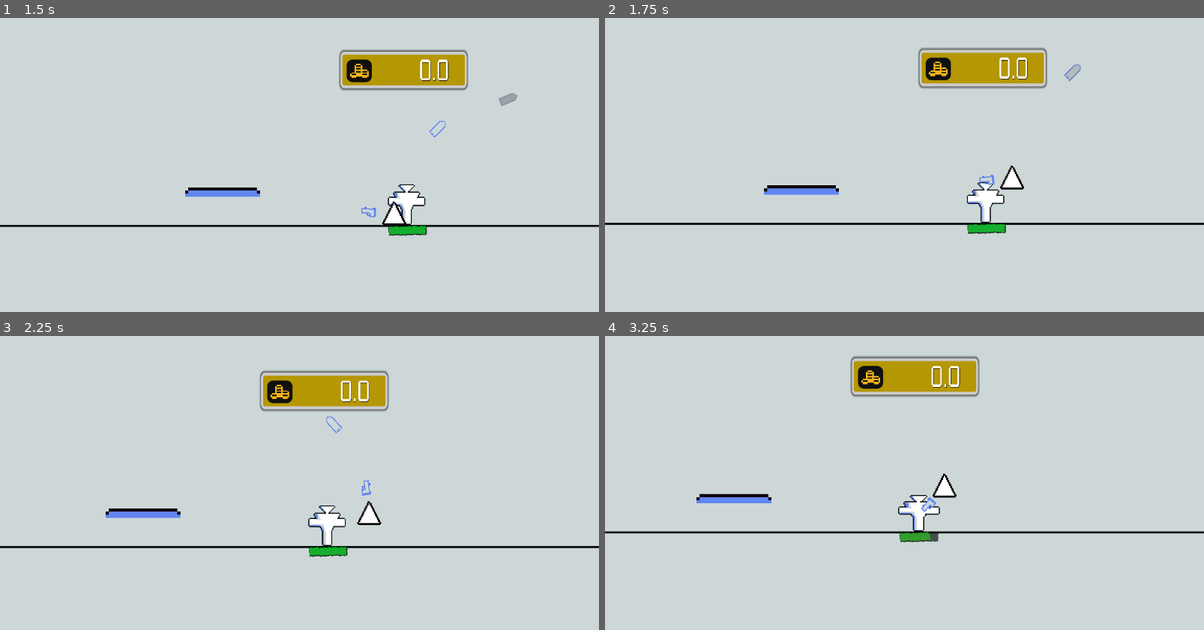
Above: before the commit, frames 1-4 (two rows, left to right).
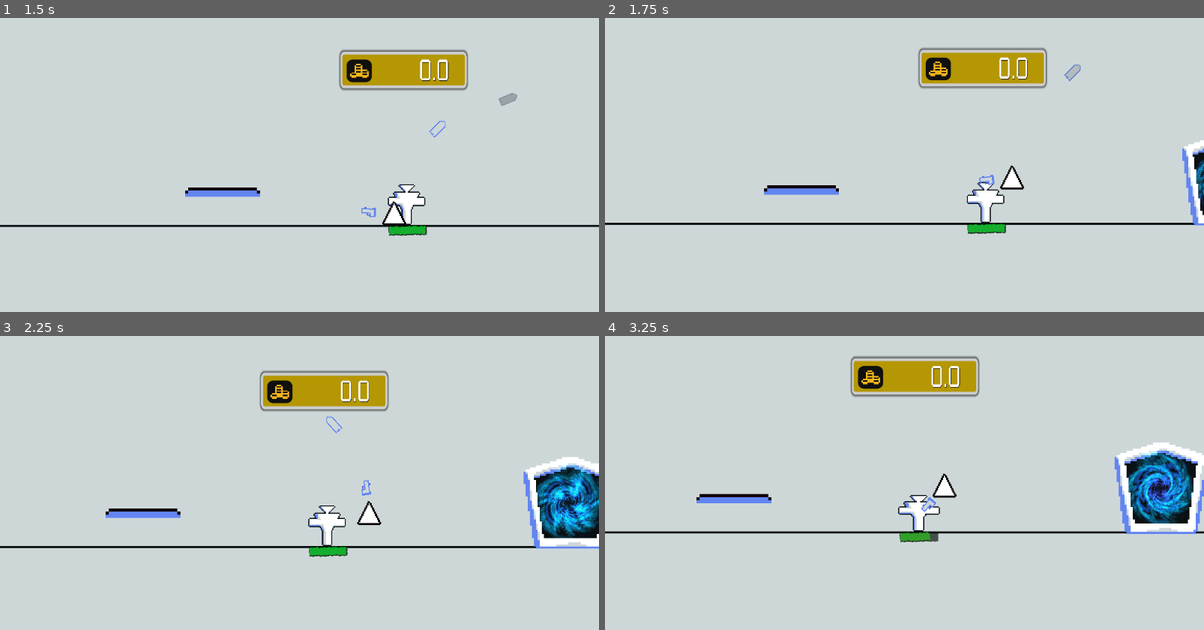
Above: after the commit, the same moments.

Repository: Abdullah-Ghaith/roomrushInc
Game: Godot game, scene res://Scenes/main.tscn
Same seed, same stepped clock (60 frames per second), same inputs: the game is played once before the commit and once after it.
Inputs (mouse positions are in pixels of both pictures, inside the frame that each line leads up to):
- Up to frame 1 (1.5 s): move the mouse to (431, 170) at 0.52 s; press the mouse at (431, 170) at 0.53 s; hold D (move_right) from 0.53 s (still down); tap Space (jump) at 0.77 s; move the mouse to (179, 203) at 1.27 s; release the mouse at (179, 203) at 1.28 s; click (179, 203) at 1.35 s
- Up to frame 2 (1.75 s): keep holding D (move_right); tap Space (jump) at 1.52 s
- Up to frame 3 (2.25 s): move the mouse to (359, 430) at 2.02 s; release D (move_right) at 2.03 s; press the mouse at (359, 430) at 2.03 s; hold A (move_left) from 2.03 s (still down)
- Up to frame 4 (3.25 s): move the mouse to (874, 571) at 2.77 s; release A (move_left) at 2.78 s; release the mouse at (874, 571) at 2.78 s; hold D (move_right) from 2.78 s (still down); click (874, 571) at 2.85 s; tap Space (jump) at 3.02 s

Frame 1 is identical in both runs. In frame 2, 0.7% of the frame differs, in the area x 96-100%, y 41-71%; in frame 3, 3.4%; in frame 4, 3.9%, in the area x 85-100%, y 36-68%.

Commit message:
add portal door graphics

Diff:
--- /dev/null
+++ b/Objects/Furniture/TransitionPortalDoor/transition_portal.tscn
@@ -0,0 +1,13 @@
+[gd_scene load_steps=3 format=3 uid="uid://n27njilct0md"]
+
+[ext_resource type="Texture2D" uid="uid://b51sujx4lquqn" path="res://Assets/Furniture Objects/PortalDoor.png" id="1_pmu00"]
+[ext_resource type="PackedScene" uid="uid://e4xvyjgqayk6" path="res://Objects/VFX/Portal/portal.tscn" id="2_uw4m0"]
+
+[node name="TransitionPortal" type="Node2D"]
+scale = Vector2(2, 2)
+
+[node name="Sprite2D" type="Sprite2D" parent="."]
+scale = Vector2(0.9780367, 1)
+texture = ExtResource("1_pmu00")
+
+[node name="PortalParticles" parent="." instance=ExtResource("2_uw4m0")]
--- /dev/null
+++ b/Objects/VFX/Portal/portal.tscn
@@ -0,0 +1,40 @@
+[gd_scene load_steps=8 format=3 uid="uid://e4xvyjgqayk6"]
+
+[ext_resource type="Texture2D" uid="uid://6ufb6ysa06ov" path="res://Assets/VFX/VortexEffect.png" id="1_n8fn1"]
+
+[sub_resource type="CanvasItemMaterial" id="CanvasItemMaterial_55b4f"]
+blend_mode = 1
+
+[sub_resource type="Gradient" id="Gradient_57so3"]
+offsets = PackedFloat32Array(0, 0.4864865, 1)
+colors = PackedColorArray(0, 0, 0, 1, 0.004181792, 0.4597894, 0.9625382, 1, 0.11104394, 0.064252846, 0.33760217, 1)
+
+[sub_resource type="GradientTexture1D" id="GradientTexture1D_7paj1"]
+gradient = SubResource("Gradient_57so3")
+
+[sub_resource type="Curve" id="Curve_855f4"]
+_data = [Vector2(0, 1), 0.0, 0.0, 0, 0, Vector2(1, 0), -0.7902628, 0.0, 0, 0]
+point_count = 2
+
+[sub_resource type="CurveTexture" id="CurveTexture_o1clk"]
+curve = SubResource("Curve_855f4")
+
+[sub_resource type="ParticleProcessMaterial" id="ParticleProcessMaterial_7co0w"]
+particle_flag_disable_z = true
+angle_min = 316.90002
+angle_max = 361.00003
+angular_velocity_min = -100.000015
+angular_velocity_max = -100.000015
+gravity = Vector3(0, 0, 0)
+scale_min = 1.5
+scale_max = 1.5
+scale_curve = SubResource("CurveTexture_o1clk")
+color_ramp = SubResource("GradientTexture1D_7paj1")
+hue_variation_min = -0.050000023
+hue_variation_max = 0.029999977
+
+[node name="PortalParticles" type="GPUParticles2D"]
+material = SubResource("CanvasItemMaterial_55b4f")
+amount = 10
+texture = ExtResource("1_n8fn1")
+process_material = SubResource("ParticleProcessMaterial_7co0w")
--- a/Scenes/main.tscn
+++ b/Scenes/main.tscn
@@ -1,10 +1,11 @@
-[gd_scene load_steps=6 format=4 uid="uid://cu3e8qjbdtfh"]
+[gd_scene load_steps=7 format=4 uid="uid://cu3e8qjbdtfh"]
 
 [ext_resource type="PackedScene" uid="uid://cflslici83xri" path="res://Objects/TileMaps/bw_bg.tscn" id="1_8gbba"]
 [ext_resource type="PackedScene" uid="uid://c5x0uwhsvkay6" path="res://Objects/Player/player.tscn" id="1_bo1nx"]
 [ext_resource type="PackedScene" uid="uid://b7277pb3xk3hp" path="res://Objects/Platform/basic_blue_oneway.tscn" id="3_8gbba"]
 [ext_resource type="PackedScene" uid="uid://btoqolbgefpo2" path="res://Objects/AttackDummy/dummy.tscn" id="4_jjvhh"]
 [ext_resource type="PackedScene" uid="uid://c3wcsd3n4kc1w" path="res://UI/MoneyDisplay/money_display.tscn" id="5_kry3j"]
+[ext_resource type="PackedScene" uid="uid://n27njilct0md" path="res://Objects/Furniture/TransitionPortalDoor/transition_portal.tscn" id="6_21xkr"]
 
 [node name="Main" type="Node2D"]
 
@@ -31,3 +32,6 @@
 offset_top = -205.0
 offset_right = 209.0
 offset_bottom = -205.0
+
+[node name="TransitionPortal" parent="." instance=ExtResource("6_21xkr")]
+position = Vector2(802, 45)
Binary file added: Assets/Furniture Objects/PortalDoor.png
Not shown, added: Assets/Furniture Objects/PortalDoor.png.import
Binary file added: Assets/VFX/VortexEffect.png
Not shown, added: Assets/VFX/VortexEffect.png.import
Not shown, changed: todo.txt
